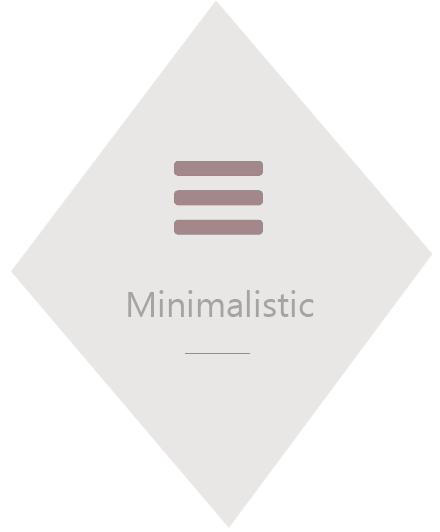
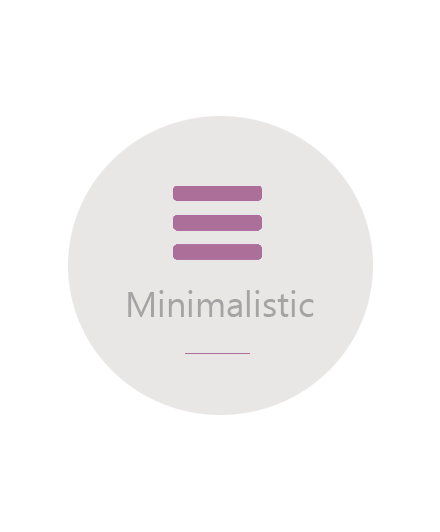
Layer changes from the first 440×532 image to the second:
removed layer "line" over [185, 353, 250, 354]
painted on "ui" over [68, 116, 373, 415]
removed layer "dimond1" over [11, 0, 433, 528]
